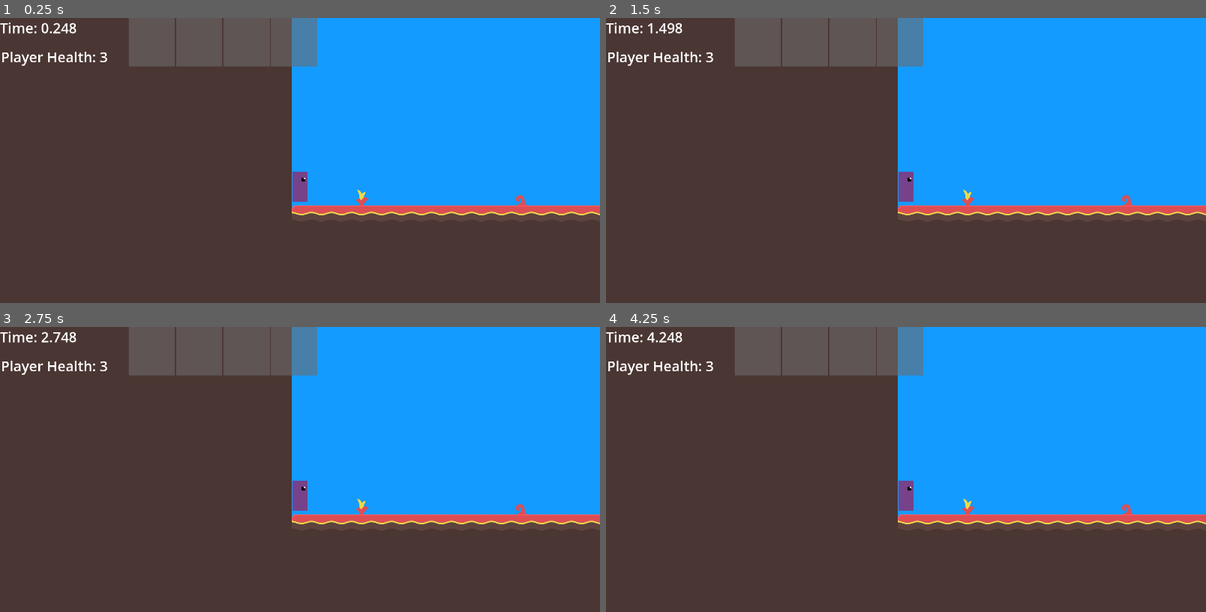
Above: before the commit, frames 1-4 (two rows, left to right).
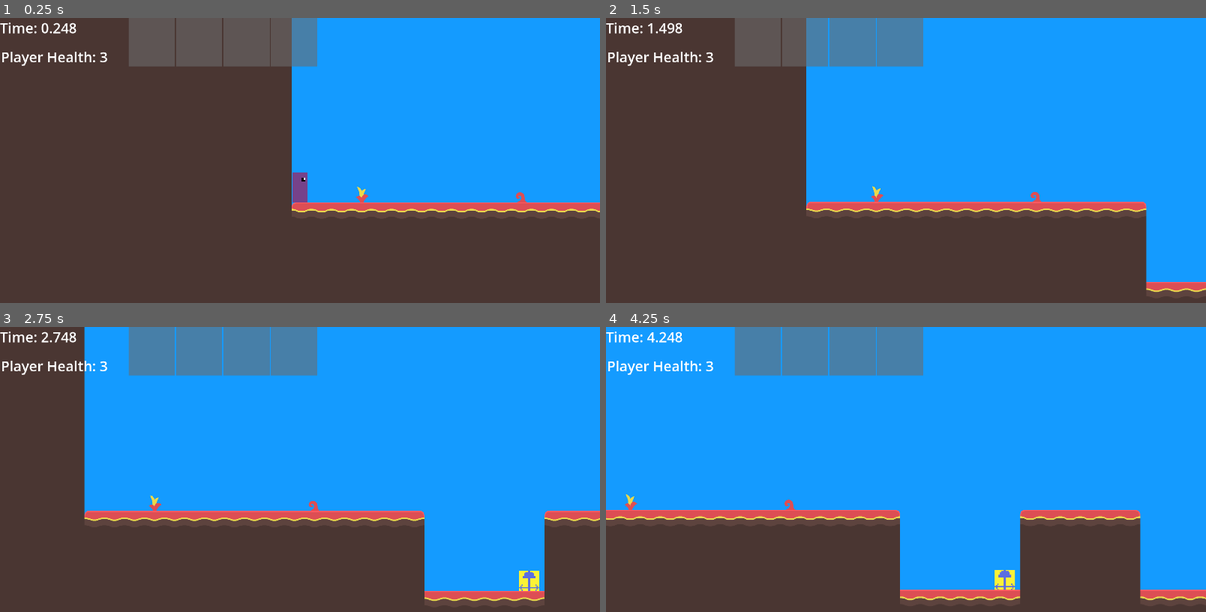
Above: after the commit, the same moments.

Repository: AidanCooper2003/AshenSkies
Game: Godot game, scene res://scenes/levels/playtest_level.tscn
Same seed, same stepped clock (60 frames per second), same inputs: the game is played once before the commit and once after it.
Inputs (mouse positions are in pixels of both pictures, inside the frame that each line leads up to):
- Up to frame 1 (0.25 s): no input
- Up to frame 2 (1.5 s): move the mouse to (1038, 169) at 0.52 s; press the mouse at (1038, 169) at 0.53 s; hold D (Move Right) from 0.53 s (still down); tap Space (Jump) at 0.77, 1.07 s; right-click (1038, 169) at 0.8 s; move the mouse to (786, 203) at 1.27 s; release the mouse at (786, 203) at 1.28 s; right-click (786, 203) at 1.35 s
- Up to frame 3 (2.75 s): tap Space (Jump) at 1.52, 1.82 s; tap Mouse wheel down (SwapWeaponDown) at 1.55, 2.1 s; move the mouse to (360, 421) at 2.02 s; release D (Move Right) at 2.03 s; hold A (Move Left) from 2.03 s (still down); tap Mouse wheel up (SwapWeaponUp) at 2.3 s
- Up to frame 4 (4.25 s): move the mouse to (876, 563) at 2.77 s; release A (Move Left) at 2.78 s; hold D (Move Right) from 2.78 s (still down); tap Mouse wheel up (SwapWeaponUp) at 2.85 s; tap Space (Jump) at 3.02, 3.32, 3.77, 3.8, 4.07 s; tap E (Tertiary Fire) at 3.05 s; move the mouse to (1086, 546) at 3.52 s; hold E (Tertiary Fire) from 3.53 s (still down); tap R (Debug 2) at 4.15 s

The runs differ from the first frame. In frame 1, 1.6% of the frame differs, in the area x 48-100%, y 53-70%; in frame 2, 15%; in frame 3, 31%; in frame 4, 43%, in the area x 0-100%, y 0-97%.
Error before the commit: Parse Error: Class "Player" hides a global script class. (res://scripts/entities/player/player.gd:3)
Error after the commit: Invalid assignment of property or key 'walkDirection' with value of type 'int' on a base object of type 'null instance'. (res://scripts/entities/enemies/territ…

Commit message:
Refactored Player class

Diff:
--- a/scenes/objects/player.tscn
+++ b/scenes/objects/player.tscn
@@ -1,7 +1,6 @@
-[gd_scene load_steps=16 format=3 uid="uid://brogejmjvqi2i"]
+[gd_scene load_steps=15 format=3 uid="uid://brogejmjvqi2i"]
 
 [ext_resource type="Script" path="res://scripts/entities/player/player.gd" id="1_v3r2n"]
-[ext_resource type="Texture2D" uid="uid://d3cp4fluwqdob" path="res://sprites/player/player_left.png" id="2_p5gux"]
 [ext_resource type="Texture2D" uid="uid://csujbkq6c4xrd" path="res://sprites/player/player_right.png" id="3_jc6ji"]
 [ext_resource type="Script" path="res://scripts/entity-components/walker_component.gd" id="4_4fqoi"]
 [ext_resource type="Script" path="res://scripts/entity-components/gravity_component.gd" id="5_j8pe6"]
@@ -39,8 +38,6 @@
 [node name="Player" type="CharacterBody2D"]
 collision_mask = 48
 script = ExtResource("1_v3r2n")
-leftSprite = ExtResource("2_p5gux")
-rightSprite = ExtResource("3_jc6ji")
 
 [node name="Sprite2D" type="Sprite2D" parent="."]
 scale = Vector2(6, 6)
--- a/scripts/entities/enemies/ash_priest.gd
+++ b/scripts/entities/enemies/ash_priest.gd
@@ -2,7 +2,7 @@
 
 class_name AshPriest
 
-@onready var weaponManager:= $WeaponManager
+@onready var _weapon_manager:= $WeaponManager
 
 var target
 
@@ -18,5 +18,5 @@
 
 func _physics_process(delta):
 	if target != null:
-		weaponManager.aimPosition = target.position
-		weaponManager.fire_primary()
+		_weapon_manager.aimPosition = target.position
+		_weapon_manager.fire_primary()
--- a/scripts/entities/enemies/territorial_jumper.gd
+++ b/scripts/entities/enemies/territorial_jumper.gd
@@ -1,9 +1,9 @@
 extends CharacterBody2D
 
-@onready var walkerComponent:= $WalkerComponent
-@onready var jumperComponent:= $JumperComponent
+@onready var _walker_component:= $_walker_component
+@onready var _jumper_component:= $JumperComponent
 @onready var objectDetector:= $ShapeCast2D
-@onready var animationPlayer:= $AnimationPlayer
+@onready var _animation_player:= $AnimationPlayer
 
 @export var relativeLeftBound: float
 @export var relativeRightBound: float
@@ -24,18 +24,18 @@
 func _physics_process(_delta):
 	if position.x < actualLeftBound:
 		currentWalkDirection = 1
-		walkerComponent.walkDirection = currentWalkDirection
+		_walker_component.walkDirection = currentWalkDirection
 	elif position.x > actualRightBound:
 		currentWalkDirection = -1
-		walkerComponent.walkDirection = currentWalkDirection
+		_walker_component.walkDirection = currentWalkDirection
 	if objectDetector.is_colliding() and is_on_floor():
-		jumperComponent.force_jump()
+		_jumper_component.force_jump()
 	move_and_slide()
 
 
 func _on_health_component_health_changed(currentHealth):
-	animationPlayer.play("hurt")
-	if animationPlayer.is_playing():
-		animationPlayer.stop()
-		animationPlayer.play("hurt")
-		animationPlayer.advance(0.1)
+	_animation_player.play("hurt")
+	if _animation_player.is_playing():
+		_animation_player.stop()
+		_animation_player.play("hurt")
+		_animation_player.advance(0.1)
--- a/scripts/entities/player/Player.gd
+++ /dev/null
@@ -1,137 +0,0 @@
-extends CharacterBody2D
-
-class_name Player
-
-
-signal change_on_floor_state
-signal health_changed
-signal new_weapon_selected
-signal durability_changed
-signal crafting_menu_state_changed
-signal resource_count_changed
-signal ingredients_changed
-signal weapon_slot_changed
-
-@onready var walkerComponent:= $WalkerComponent
-@onready var jumperComponent:= $JumperComponent
-@onready var weaponManager:= $WeaponManager
-@onready var animationPlayer:= $AnimationPlayer
-@onready var weaponInventoryManager:= $WeaponInventoryManager
-@onready var resourceInventoryManager:= $ResourceInventoryManager
-@onready var craftingManager:= $CraftingManager
-@onready var sprite2D:= $Sprite2D
-
-@export var leftSprite: Texture
-@export var rightSprite: Texture
-
-
-
-
-
-var canJump := true
-var wasOnFloor: bool
-var craftingOpen: bool = false
-
-
-func _physics_process(_delta):
-	handle_walk()
-	handle_jump()
-	handle_weapon_firing()
-	move_and_slide()
-	handle_crafting_toggle()
-
-func handle_walk():
-	if Input.is_action_pressed("Move Left") and not Input.is_action_pressed("Move Right"):
-		sprite2D.texture = leftSprite
-		walkerComponent.walkDirection = -1
-	elif Input.is_action_pressed("Move Right") and not Input.is_action_pressed("Move Left"):
-		sprite2D.texture = rightSprite
-		walkerComponent.walkDirection = 1
-	else:
-		walkerComponent.walkDirection = 0
-
-func handle_jump():
-	if Input.is_action_just_pressed("Jump"):
-		jumperComponent.start_jump()
-	if Input.is_action_just_released("Jump"):
-		jumperComponent.release_jump()
-	if is_on_floor() != wasOnFloor:
-		change_on_floor_state.emit(is_on_floor())
-	wasOnFloor = is_on_floor()
-
-
-func handle_aim():
-	weaponManager.aimPosition = get_global_mouse_position()
-
-func handle_primary_fire():
-	if Input.is_action_pressed("Primary Fire"):
-		weaponManager.fire_primary()
-
-func handle_secondary_fire():
-	if Input.is_action_pressed("Secondary Fire"):
-		weaponManager.fire_secondary()
-
-func handle_tertiary_fire():
-	if Input.is_action_pressed("Tertiary Fire"):
-		weaponManager.fire_tertiary()
-
-func handle_weapon_swap():
-	if Input.is_action_just_pressed("SwapWeaponDown"):
-		weaponManager.switch_weapon(weaponInventoryManager.swap_weapon_left())
-	if Input.is_action_just_pressed("SwapWeaponUp"):
-		weaponManager.switch_weapon(weaponInventoryManager.swap_weapon_right())
-	new_weapon_selected.emit(weaponInventoryManager.currentWeapon)
-
-func handle_weapon_durability():
-	if weaponManager.instantiatedWeapon != null:
-		var durabilityPercentage = (
-				float(weaponManager.instantiatedWeapon.durability) /
-				float(weaponManager.instantiatedWeapon.maxDurability)) * 100
-		durability_changed.emit(weaponInventoryManager.currentWeapon, durabilityPercentage)
-
-func handle_crafting_toggle():
-	if Input.is_action_just_pressed("ToggleCraftingMenu"):
-		craftingOpen = not craftingOpen
-		crafting_menu_state_changed.emit(craftingOpen)
-
-
-
-#Later you should still be able to fire, but only if its outside the bounds
-#of the crafting menu
-func handle_weapon_firing():
-	handle_aim()
-	if not craftingOpen:
-		handle_primary_fire()
-		handle_secondary_fire()
-		handle_tertiary_fire()
-	handle_weapon_swap()
-	handle_weapon_durability()
-
-func add_to_crafting(resourceName: String):
-	resourceInventoryManager.add_resource_to_crafting(resourceName)
-	ingredients_changed.emit(resourceInventoryManager.resourcesInCrafting)
-
-func remove_from_crafting(resourceName: String):
-	resourceInventoryManager.subtract_resource_from_crafting(resourceName)
-	ingredients_changed.emit(resourceInventoryManager.resourcesInCrafting)
-
-func reset_crafting():
-	resourceInventoryManager.reset_crafting()
-	ingredients_changed.emit(resourceInventoryManager.resourcesInCrafting)
-
-func start_crafting():
-	if resourceInventoryManager.get_crafting_count() == 8:
-		var item = craftingManager.craft(resourceInventoryManager.resourcesInCrafting)
-		var itemScene = CSVManager.get_item_scene(item)
-		if itemScene != null:
-			weaponInventoryManager.add_weapon(itemScene)
-		weapon_slot_changed.emit(weaponInventoryManager.weapons.size() - 1, item)
-
-
-func relay_changed_health(newHealth: int):
-	health_changed.emit(newHealth)
-	animationPlayer.play("iFrameFlashing")
-
-
-func _on_resource_inventory_manager_resource_count_changed(resourceName: String, resourceCount: int):
-	resource_count_changed.emit(resourceName, resourceCount)
--- /dev/null
+++ b/scripts/entities/player/player.gd
@@ -0,0 +1,141 @@
+class_name Player
+extends CharacterBody2D
+
+signal change_on_floor_state
+signal health_changed
+signal new_weapon_selected
+signal durability_changed
+signal crafting_menu_state_changed
+signal resource_count_changed
+signal ingredients_changed
+signal weapon_slot_changed
+
+@export var _left_sprite: Texture
+@export var _right_sprite: Texture
+
+var _can_jump := true
+var _was_on_floor: bool
+var _crafting_open: bool = false
+
+@onready var _walker_component:= $WalkerComponent
+@onready var _jumper_component:= $JumperComponent
+@onready var _weapon_manager:= $WeaponManager
+@onready var _animation_player:= $AnimationPlayer
+@onready var _weapon_inventory_manager:= $WeaponInventoryManager
+@onready var _resource_inventory_manager:= $ResourceInventoryManager
+@onready var _crafting_manager:= $CraftingManager
+@onready var _sprite_2d:= $Sprite2D
+
+func _physics_process(_delta):
+	_handle_walk()
+	_handle_jump()
+	_handle_weapon_firing()
+	move_and_slide()
+	_handle_crafting_toggle()
+
+
+func add_to_crafting(resourceName: String):
+	_resource_inventory_manager.add_resource_to_crafting(resourceName)
+	ingredients_changed.emit(_resource_inventory_manager.resourcesInCrafting)
+
+
+func remove_from_crafting(resourceName: String):
+	_resource_inventory_manager.subtract_resource_from_crafting(resourceName)
+	ingredients_changed.emit(_resource_inventory_manager.resourcesInCrafting)
+
+
+func reset_crafting():
+	_resource_inventory_manager.reset_crafting()
+	ingredients_changed.emit(_resource_inventory_manager.resourcesInCrafting)
+
+
+func start_crafting():
+	if _resource_inventory_manager.get_crafting_count() == 8:
+		var item = _crafting_manager.craft(_resource_inventory_manager.resourcesInCrafting)
+		var itemScene = CSVManager.get_item_scene(item)
+		if itemScene != null:
+			_weapon_inventory_manager.add_weapon(itemScene)
+		weapon_slot_changed.emit(_weapon_inventory_manager.weapons.size() - 1, item)
+
+
+func _handle_walk():
+	if Input.is_action_pressed("Move Left") and not Input.is_action_pressed("Move Right"):
+		_sprite_2d.texture = _left_sprite
+		_walker_component.walkDirection = -1
+	elif Input.is_action_pressed("Move Right") and not Input.is_action_pressed("Move Left"):
+		_sprite_2d.texture = _right_sprite
+		_walker_component.walkDirection = 1
+	else:
+		_walker_component.walkDirection = 0
+
+
+func _handle_jump():
+	if Input.is_action_just_pressed("Jump"):
+		_jumper_component.start_jump()
+	if Input.is_action_just_released("Jump"):
+		_jumper_component.release_jump()
+	if is_on_floor() != _was_on_floor:
+		change_on_floor_state.emit(is_on_floor())
+	_was_on_floor = is_on_floor()
+
+
+func _handle_aim():
+	_weapon_manager.aimPosition = get_global_mouse_position()
+
+
+func _handle_primary_fire():
+	if Input.is_action_pressed("Primary Fire"):
+		_weapon_manager.fire_primary()
+
+
+func _handle_secondary_fire():
+	if Input.is_action_pressed("Secondary Fire"):
+		_weapon_manager.fire_secondary()
+
+
+func _handle_tertiary_fire():
+	if Input.is_action_pressed("Tertiary Fire"):
+		_weapon_manager.fire_tertiary()
+
+
+func _handle_weapon_swap():
+	if Input.is_action_just_pressed("SwapWeaponDown"):
+		_weapon_manager.switch_weapon(_weapon_inventory_manager.swap_weapon_left())
+	if Input.is_action_just_pressed("SwapWeaponUp"):
+		_weapon_manager.switch_weapon(_weapon_inventory_manager.swap_weapon_right())
+	new_weapon_selected.emit(_weapon_inventory_manager.currentWeapon)
+
+
+func _handle_weapon_durability():
+	if _weapon_manager.instantiatedWeapon != null:
+		var durabilityPercentage = (
+				float(_weapon_manager.instantiatedWeapon.durability) /
+				float(_weapon_manager.instantiatedWeapon.maxDurability)) * 100
+		durability_changed.emit(_weapon_inventory_manager.currentWeapon, durabilityPercentage)
+
+
+func _handle_crafting_toggle():
+	if Input.is_action_just_pressed("ToggleCraftingMenu"):
+		_crafting_open = not _crafting_open
+		crafting_menu_state_changed.emit(_crafting_open)
+
+
+#Later you should still be able to fire, but only if its outside the bounds
+#of the crafting menu
+func _handle_weapon_firing():
+	_handle_aim()
+	if not _crafting_open:
+		_handle_primary_fire()
+		_handle_secondary_fire()
+		_handle_tertiary_fire()
+	_handle_weapon_swap()
+	_handle_weapon_durability()
+
+
+func _on_changed_health(newHealth: int):
+	health_changed.emit(newHealth)
+	_animation_player.play("iFrameFlashing")
+
+
+func _on_resource_inventory_manager_resource_count_changed(resourceName: String, resourceCount: int):
+	resource_count_changed.emit(resourceName, resourceCount)
--- a/scripts/entities/projectiles/spikeball.gd
+++ b/scripts/entities/projectiles/spikeball.gd
@@ -2,11 +2,11 @@
 
 class_name Spikeball
 
-@onready var animationPlayer:= $AnimationPlayer
+@onready var _animation_player:= $AnimationPlayer
 
 
 func _on_despawn_timer_timeout():
-	animationPlayer.play("despawn")
+	_animation_player.play("despawn")
 
 
 func _on_animation_player_animation_finished(anim_name):
--- a/scripts/entities/weapons/nazareth_blade.gd
+++ b/scripts/entities/weapons/nazareth_blade.gd
@@ -3,8 +3,8 @@
 class_name NazarethBlade
 
 
-@export var leftSprite : Texture2D
-@export var rightSprite : Texture2D
+@export var _left_sprite : Texture2D
+@export var _right_sprite : Texture2D
 
 @onready var meleeHandler:= $MeleeHandler
 
--- a/scripts/entity-components/jumper_component.gd
+++ b/scripts/entity-components/jumper_component.gd
@@ -13,11 +13,11 @@
 var currentJumps: int
 @export var maxJumps: int
 
-var wasOnFloor: bool
+var _was_on_floor: bool
 var isCoyoteState: bool
 var isOnFloor: bool
 var jumpQueued: bool
-var canJump: bool = true
+var _can_jump: bool = true
 
 var coyoteTimer: Timer
 var jumpCooldownTimer: Timer
@@ -32,10 +32,10 @@
 	jumpQueueTimer = get_child(2)
 
 func _physics_process(delta):
-	if not isOnFloor and wasOnFloor:
+	if not isOnFloor and _was_on_floor:
 		coyoteTimer.start()
 		isCoyoteState = true
-	wasOnFloor = isOnFloor
+	_was_on_floor = isOnFloor
 	if isOnFloor and currentJumps < maxJumps:
 		currentJumps = maxJumps
 	if jumpQueued:
@@ -46,7 +46,7 @@
 	gravityComponent.fastFallOverride = false
 	if not isOnFloor and not isCoyoteState:
 		currentJumps -= 1
-	canJump = false
+	_can_jump = false
 	jumpCooldownTimer.start()
 	if jumpQueued:
 		jumpQueued = false
@@ -58,7 +58,7 @@
 	gravityComponent.fastFallOverride = false
 
 func start_jump():
-	if canJump and currentJumps >= 1:
+	if _can_jump and currentJumps >= 1:
 		jump()
 
 func release_jump():
@@ -69,7 +69,7 @@
 	isOnFloor = newFloorState
 
 func _on_jump_cooldown_timer_timeout():
-	canJump = true
+	_can_jump = true
 
 func _on_coyote_timer_timeout():
 	isCoyoteState = false
